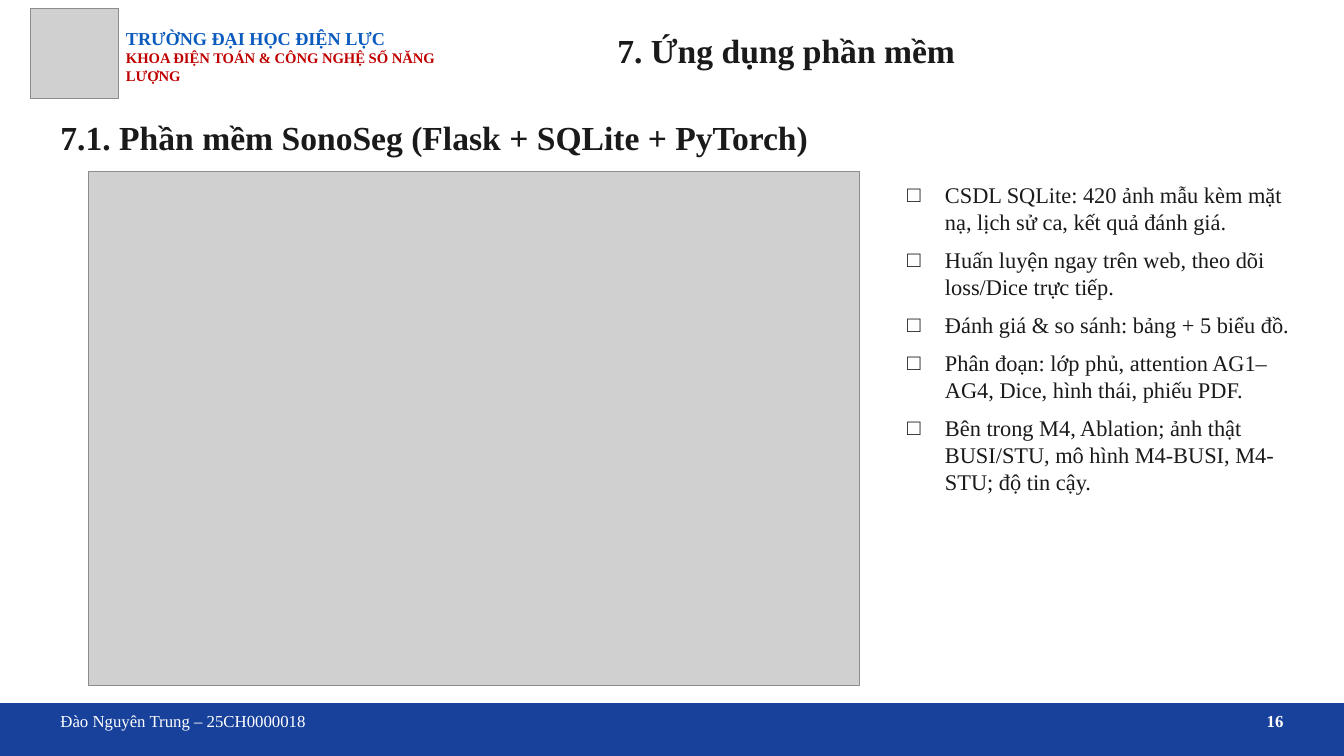
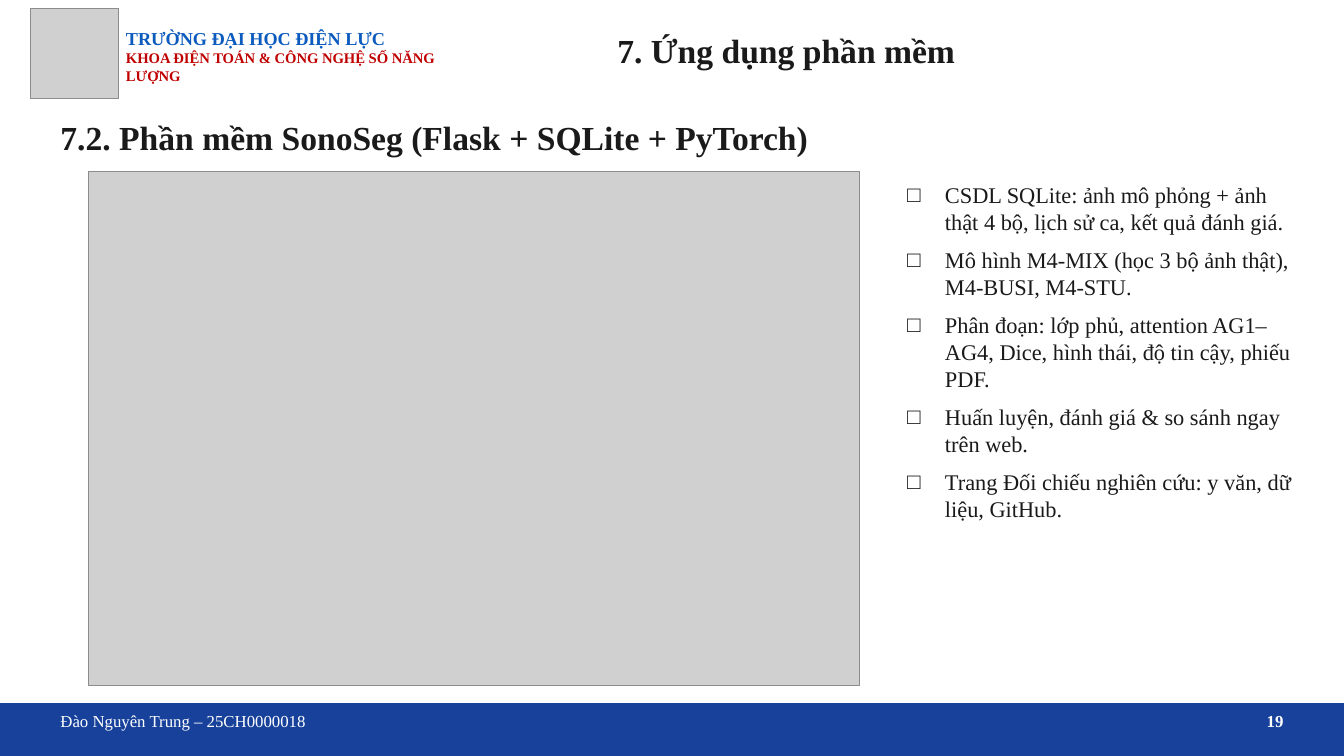
Before and after one commit to trungnguyen107/Medical-image-segmentation-breast-ultrasound-unet-attention, a slide deck: slide 19 of docs/Slide_bao_cao_DATN_U-Net_Attention.pptx (slide 16 before the commit). Drawn at 1344x756 pixels with LibreOffice and Linux fonts; fonts in the diff are those of the drawing; grey boxes stand for pictures; background and template pictures are left out. Boxes give left, top, right and bottom in pixels: in the first picture for what was removed or moved away, otherwise in the second. Text is boxed around its words. In the diff, an @@ line names an element or a change of style, - is before the commit and + after.

```diff
--- a/docs/Slide_bao_cao_DATN_U-Net_Attention.pptx
+++ b/docs/Slide_bao_cao_DATN_U-Net_Attention.pptx
@@ text at <box>60,125,808,156</box>: text changed @@
-7.1. Phần mềm SonoSeg (Flask + SQLite + PyTorch)
+7.2. Phần mềm SonoSeg (Flask + SQLite + PyTorch)
@@ text at <box>945,187,1291,521</box>: text changed @@
-□ CSDL SQLite: 420 ảnh mẫu kèm mặt nạ, lịch sử ca, kết quả đánh giá.
-□ Huấn luyện ngay trên web, theo dõi loss/Dice trực tiếp.
-□ Đánh giá & so sánh: bảng + 5 biểu đồ.
-□ Phân đoạn: lớp phủ, attention AG1–AG4, Dice, hình thái, phiếu PDF.
-□ Bên trong M4, Ablation; ảnh thật BUSI/STU, mô hình M4-BUSI, M4-STU; độ tin cậy.
+□ CSDL SQLite: ảnh mô phỏng + ảnh thật 4 bộ, lịch sử ca, kết quả đánh giá.
+□ Mô hình M4-MIX (học 3 bộ ảnh thật), M4-BUSI, M4-STU.
+□ Phân đoạn: lớp phủ, attention AG1–AG4, Dice, hình thái, độ tin cậy, phiếu PDF.
+□ Huấn luyện, đánh giá & so sánh ngay trên web.
+□ Trang Đối chiếu nghiên cứu: y văn, dữ liệu, GitHub.
@@ text at <box>1267,716,1284,727</box>: text changed @@
-16
+19
```
Also in this commit, not shown: 13 other slides changed, 4 slides added, 19 other files.
